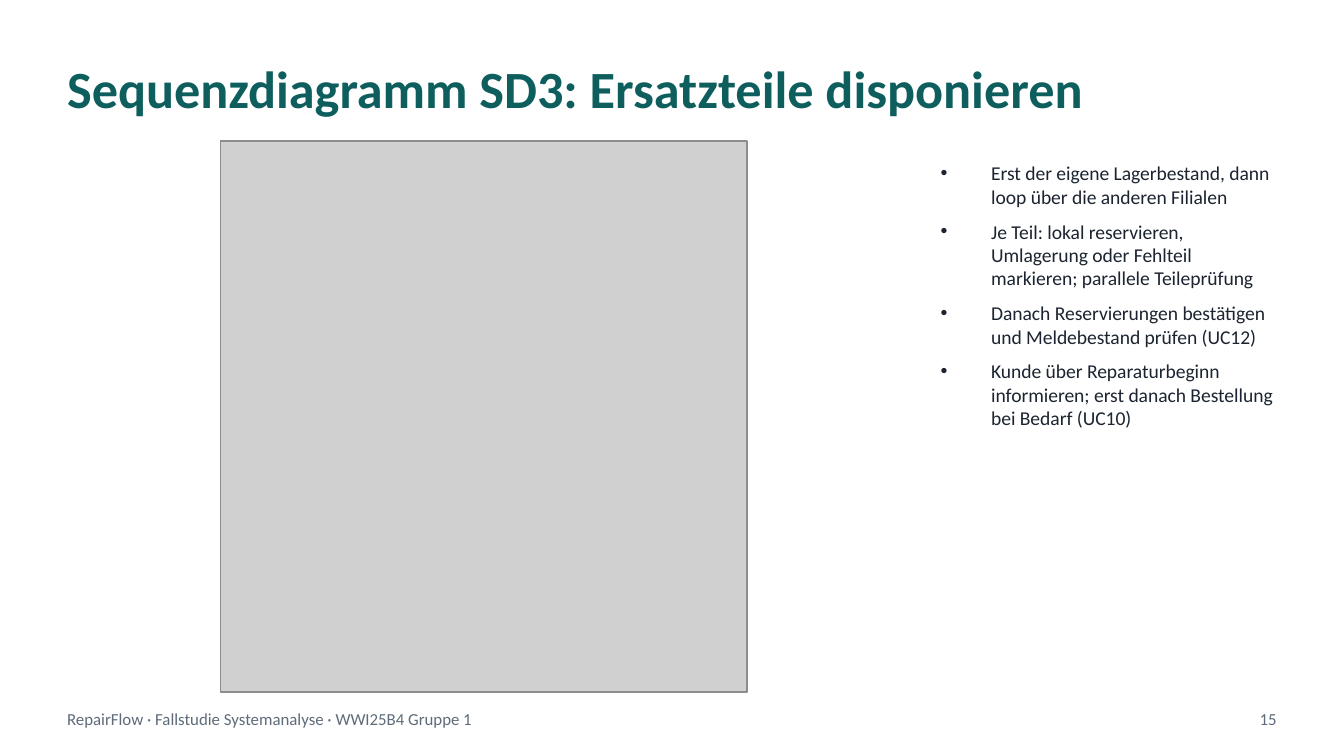
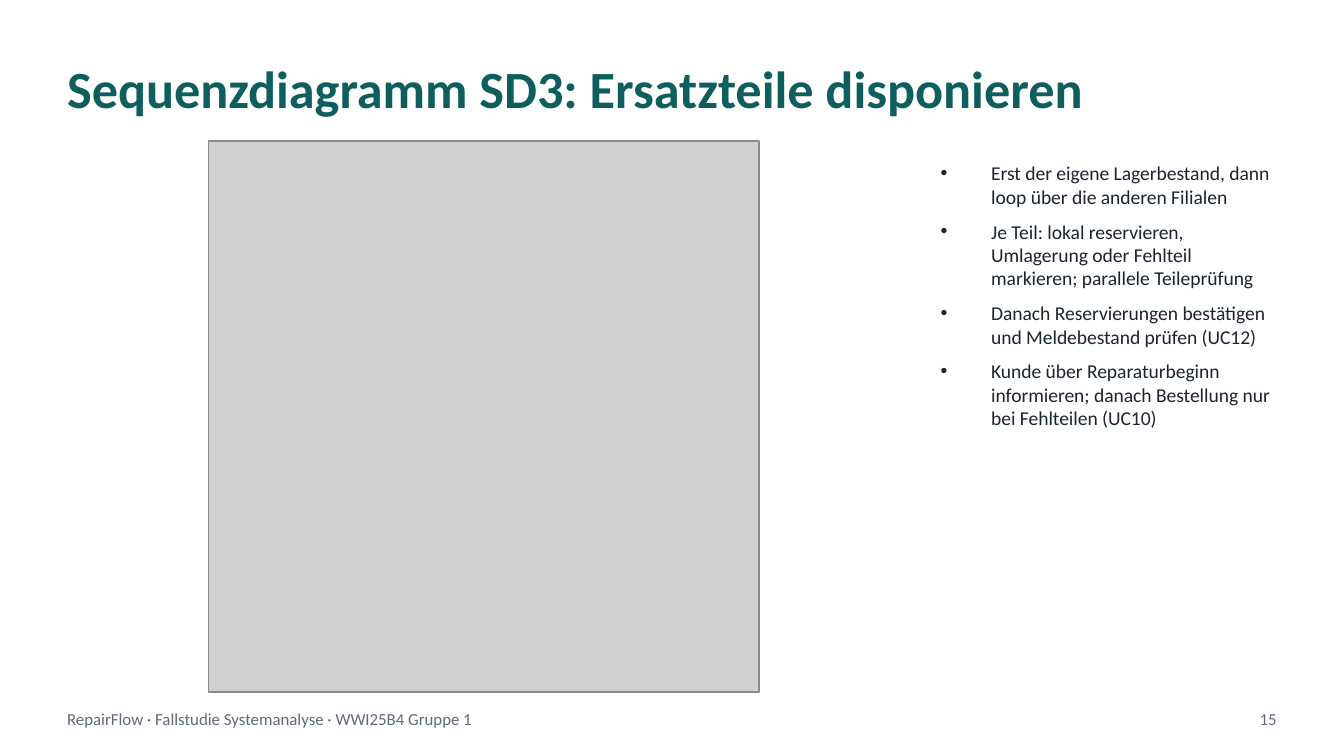
Before and after one commit to jakobschwan123-cmd/casestudy-semester-3, a slide deck: slide 15 of praesi/Abschlusspraesentation.pptx. Drawn at 1344x756 pixels with LibreOffice and Linux fonts; fonts in the diff are those of the drawing; grey boxes stand for pictures. Boxes give left, top, right and bottom in pixels: in the first picture for what was removed or moved away, otherwise in the second. Text is boxed around its words. In the diff, an @@ line names an element or a change of style, - is before the commit and + after.

```diff
--- a/praesi/Abschlusspraesentation.pptx
+++ b/praesi/Abschlusspraesentation.pptx
@@ picture: place and size @@
-picture at box(220, 141, 747, 692)
+picture at box(208, 141, 758, 692)
@@ text at box(991, 364, 1270, 428): text changed @@
-• Kunde über Reparaturbeginn informieren; erst danach Bestellung bei Bedarf (UC10)
+• Kunde über Reparaturbeginn informieren; danach Bestellung nur bei Fehlteilen (UC10)
```
Also in this commit, not shown: 3 other slides changed, 13 other files.
